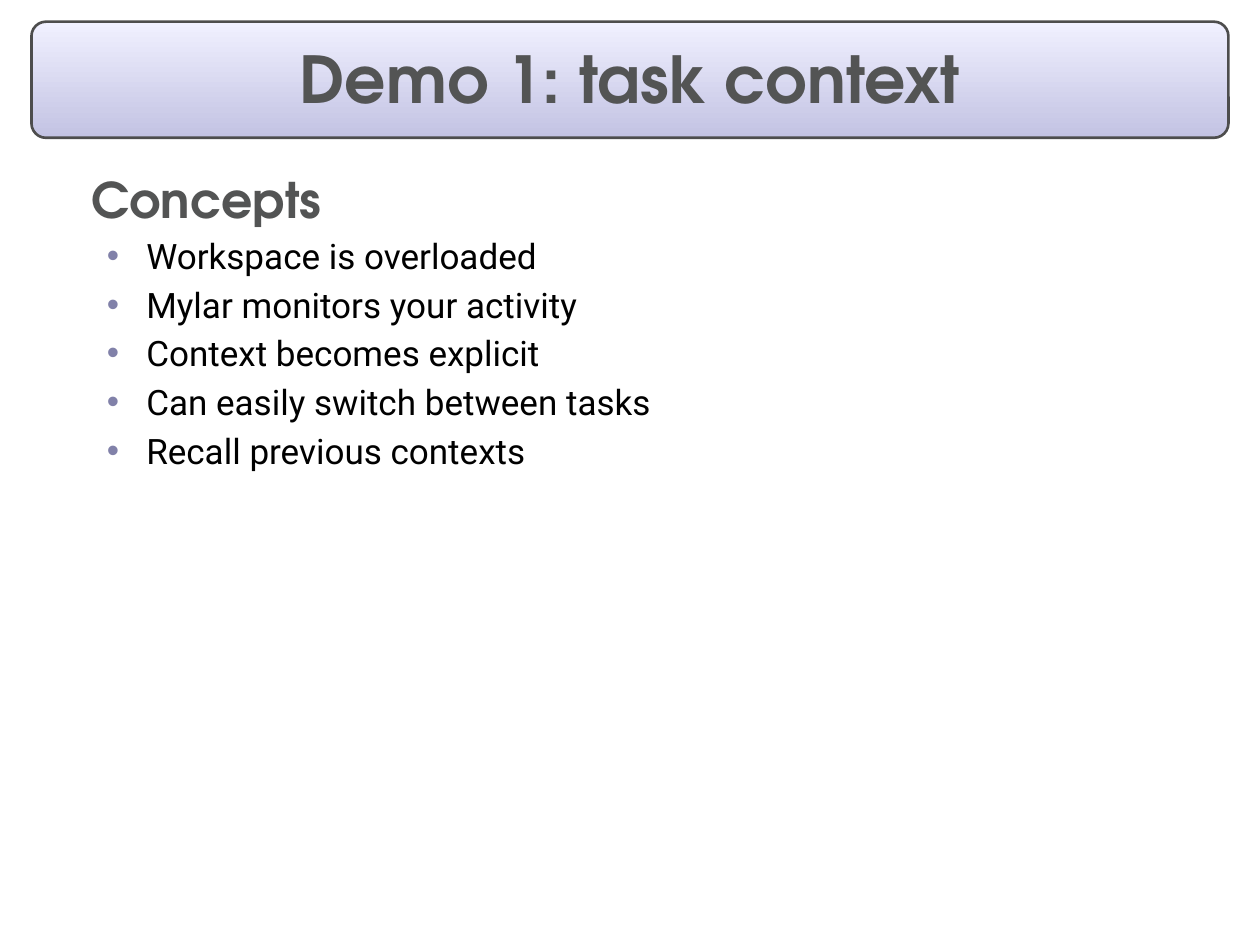
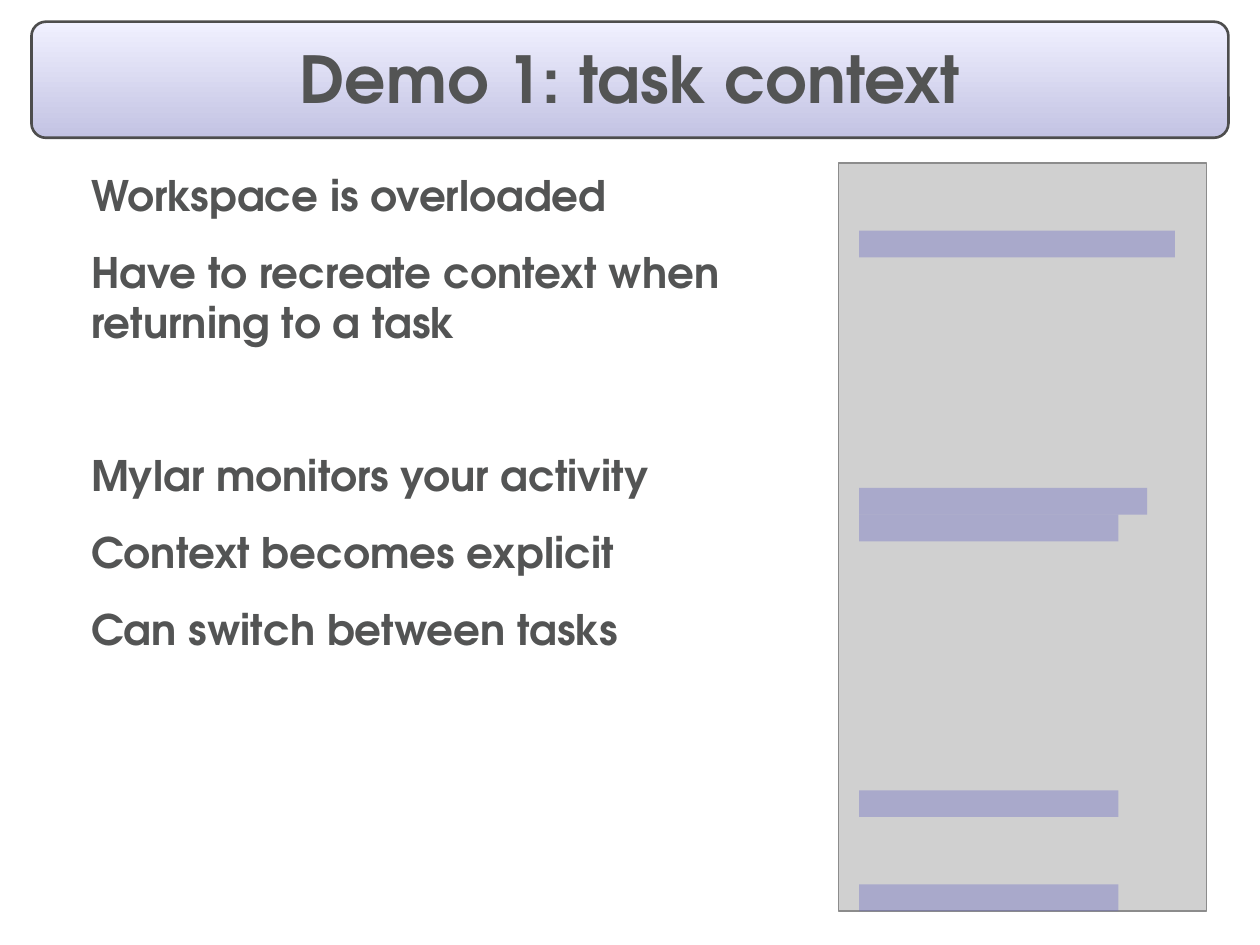
Before and after one commit to eclipse-mylyn/mylyn-website, a slide deck: slide 5 of publications/2006-03-mylar-eclipsecon-2.ppt. Drawn at 1260x945 pixels with LibreOffice and Linux fonts; fonts in the diff are those of the drawing; grey boxes stand for pictures. Boxes give left, top, right and bottom in pixels: in the first picture for what was removed or moved away, otherwise in the second. Text is boxed around its words. In the diff, an @@ line names an element or a change of style, - is before the commit and + after.

```diff
--- a/publications/2006-03-mylar-eclipsecon-2.ppt
+++ b/publications/2006-03-mylar-eclipsecon-2.ppt
@@ text at (91,179,649,576): size 20 to 24 pt, font Roboto to TeX Gyre Adventor, text colour #000000 to #535454, bold on in "Workspace is overloaded", "Mylar monitors your activity", "Context becomes explicit"; bullet • to  ; list level 2 to 1 in "Workspace is overloaded"; bullet colour #8181A9 to #666699; list level 2 to 1 in "Mylar monitors your activity"; list level 2 to 1 in "Context becomes explicit" @@
@@ picture added at (839,163,1207,911) @@
@@ text at (91,181,321,227): paragraph removed @@
-  Concepts
@@ rectangle added at (859,231,1176,257), fill #6666C4 at 36% opacity @@
@@ text at (91,257,719,348): paragraph added @@
+  Have to recreate context when
+  returning to a task
@@ rectangle added at (859,488,1148,514), fill #6666C4 at 36% opacity @@
@@ rectangle added at (859,515,1119,542), fill #6666C4 at 36% opacity @@
@@ text at (91,613,618,646): text changed; size 20 to 24 pt; font Roboto to TeX Gyre Adventor; text colour #000000 to #535454; bold on @@
-  • Can easily switch between tasks
-  • Recall previous contexts
+  Can switch between tasks
@@ rectangle added at (859,790,1119,816), fill #6666C4 at 36% opacity @@
@@ rectangle added at (859,885,1119,911), fill #6666C4 at 36% opacity @@
```
Also in this commit, not shown: 13 other slides changed, 1 slide added, 2 slides removed, 1 other file.
